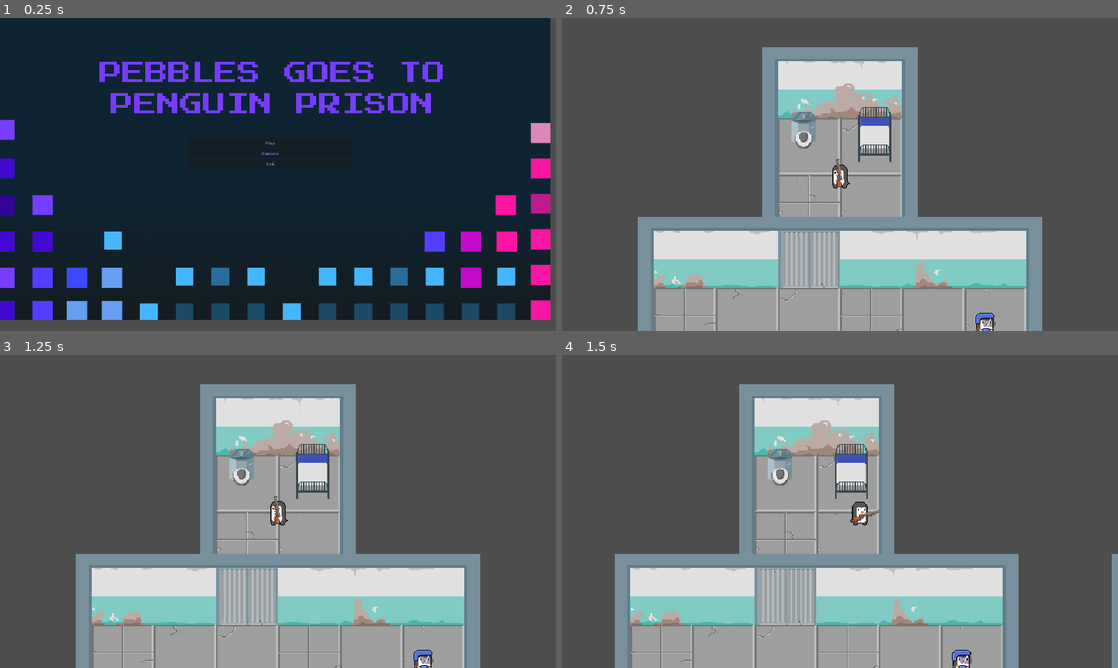
Above: before the commit, frames 1-4 (two rows, left to right).
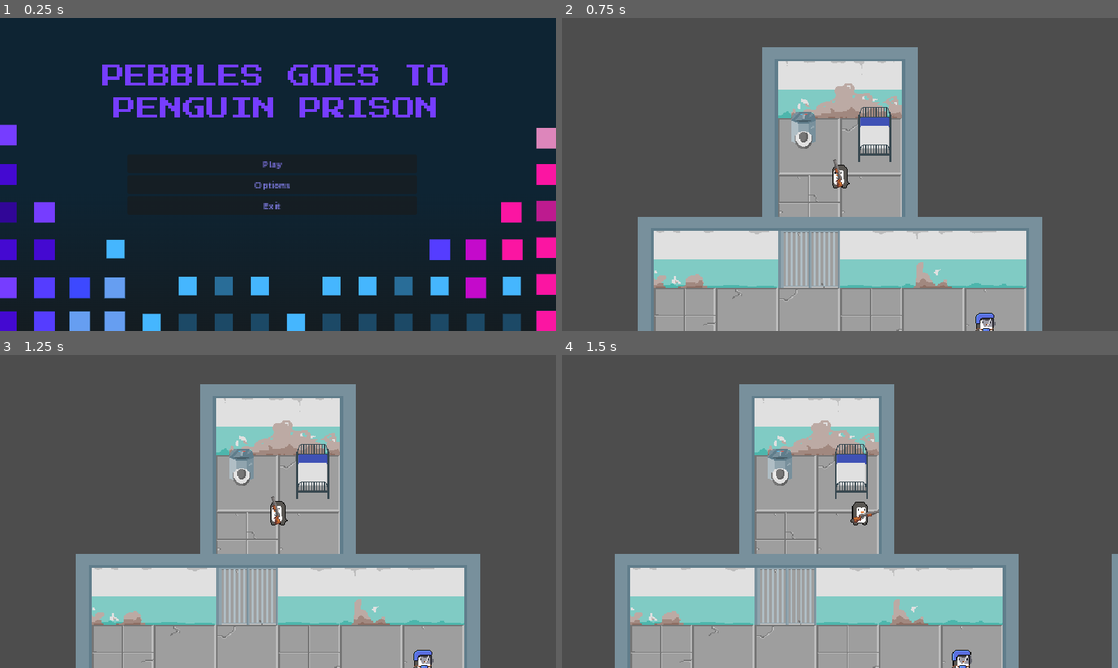
Above: after the commit, the same moments.

Repository: thechristinedo/pebbles-goes-to-penguin-prison
Game: Godot game, scene res://menu.tscn
Two runs of this game, one before a commit and one after it. Both use one fixed random seed, a clock stepped at 60 frames per second and the inputs below.
Inputs (mouse positions are in pixels of both pictures, inside the frame that each line leads up to):
- Up to frame 1 (0.25 s): no input
- Up to frame 2 (0.75 s): click "Play" at 0.5 s
- Up to frame 3 (1.25 s): no input
- Up to frame 4 (1.5 s): tap Enter at 1.25 s; move the mouse to (962, 495) at 1.27 s; hold D (right) from 1.28 s (still down); click (962, 495) at 1.35 s

The runs differ from the first frame. In frame 1, 18% of the frame differs, in the area x 0-100%, y 0-100%; in frame 2, less than 0.1%; in frame 3, less than 0.1%; in frame 4, nothing differs.

Commit message:
Adjust menu

Diff:
--- a/Characters/Pebbles/Pebbles.tscn
+++ b/Characters/Pebbles/Pebbles.tscn
@@ -50,6 +50,9 @@
 "update": 1,
 "values": [1]
 }
+
+[sub_resource type="Animation" id="Animation_tk5jd"]
+resource_name = "attack"
 
 [sub_resource type="Animation" id="Animation_0hiao"]
 resource_name = "idle"
@@ -136,6 +139,7 @@
 [sub_resource type="AnimationLibrary" id="AnimationLibrary_b2ap2"]
 _data = {
 "RESET": SubResource("Animation_pfgd8"),
+"attack": SubResource("Animation_tk5jd"),
 "idle": SubResource("Animation_0hiao"),
 "running": SubResource("Animation_gvmgd")
 }
@@ -194,7 +198,6 @@
 [node name="AnimationTree" type="AnimationTree" parent="."]
 tree_root = SubResource("AnimationNodeStateMachine_prp0b")
 anim_player = NodePath("../AnimationPlayer")
-active = true
 parameters/conditions/moving = false
 parameters/conditions/not_moving = false
 
--- a/menu.tscn
+++ b/menu.tscn
@@ -14,16 +14,17 @@
 script = ExtResource("1_lnxl3")
 
 [node name="TempTitleScreen" type="Sprite2D" parent="."]
-position = Vector2(947, 516.5)
-scale = Vector2(1.9311, 1.88989)
+position = Vector2(960, 538)
+scale = Vector2(1.94529, 1.94946)
 texture = ExtResource("2_bu6sm")
 
 [node name="MarginContainer" type="MarginContainer" parent="."]
 layout_mode = 0
-offset_left = 648.0
-offset_top = 413.0
-offset_right = 1219.0
-offset_bottom = 762.0
+offset_left = 440.0
+offset_top = 469.0
+offset_right = 940.0
+offset_bottom = 570.0
+scale = Vector2(2, 2)
 
 [node name="VBoxContainer" type="VBoxContainer" parent="MarginContainer"]
 layout_mode = 2
Not shown: 1 places in Characters/Pebbles/Pebbles.tscn that only renumber resources
Binary file added: Characters/Pebbles/Sprites/pebbles_slap.gif
